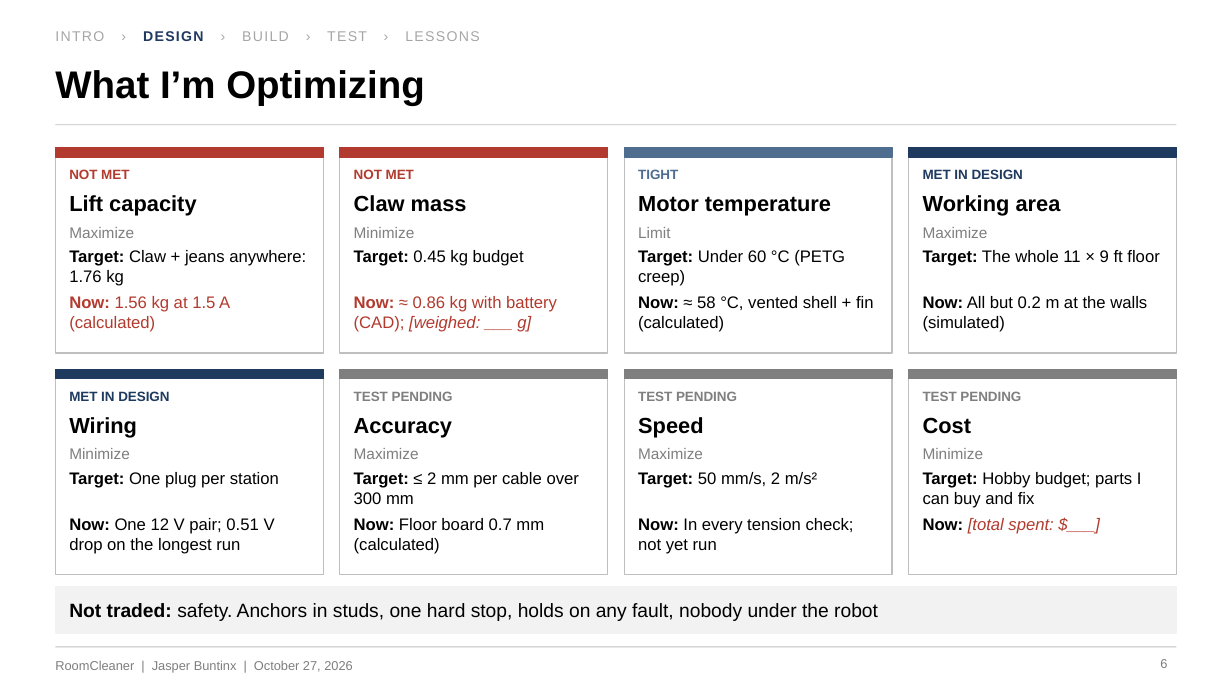
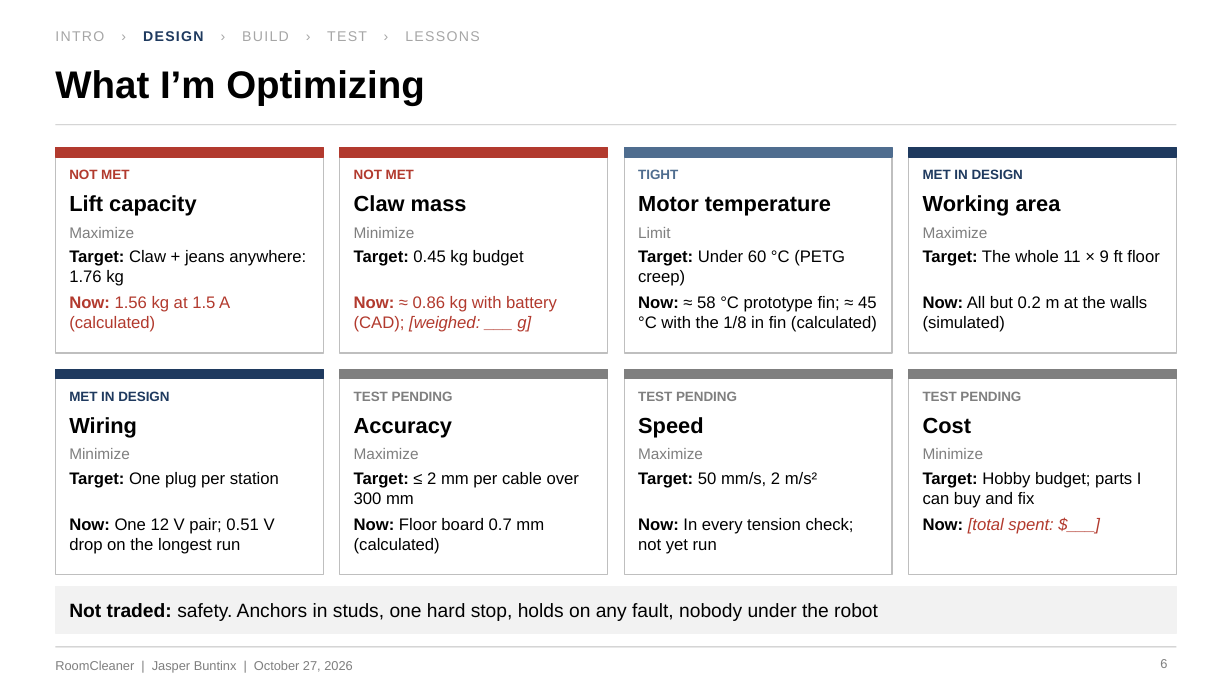
Before and after one commit to Jaspario1199/RoomCleaner, a slide deck: slide 6 of docs/presentation/deck_v5/RoomCleaner_Buntinx_Oct27_v5.pptx. Drawn at 1232x693 pixels with LibreOffice and Linux fonts; fonts in the diff are those of the drawing. Boxes give left, top, right and bottom in pixels: in the first picture for what was removed or moved away, otherwise in the second. Text is boxed around its words. In the diff, an @@ line names an element or a change of style, - is before the commit and + after.

```diff
--- a/docs/presentation/deck_v5/RoomCleaner_Buntinx_Oct27_v5.pptx
+++ b/docs/presentation/deck_v5/RoomCleaner_Buntinx_Oct27_v5.pptx
@@ text at (x1=638, y1=296, x2=877, y2=332): text changed @@
-Now: ≈ 58 °C, vented shell + fin (calculated)
+Now: ≈ 58 °C prototype fin; ≈ 45 °C with the 1/8 in fin (calculated)
```
Also in this commit, not shown: 6 other slides changed, 7 other files.
